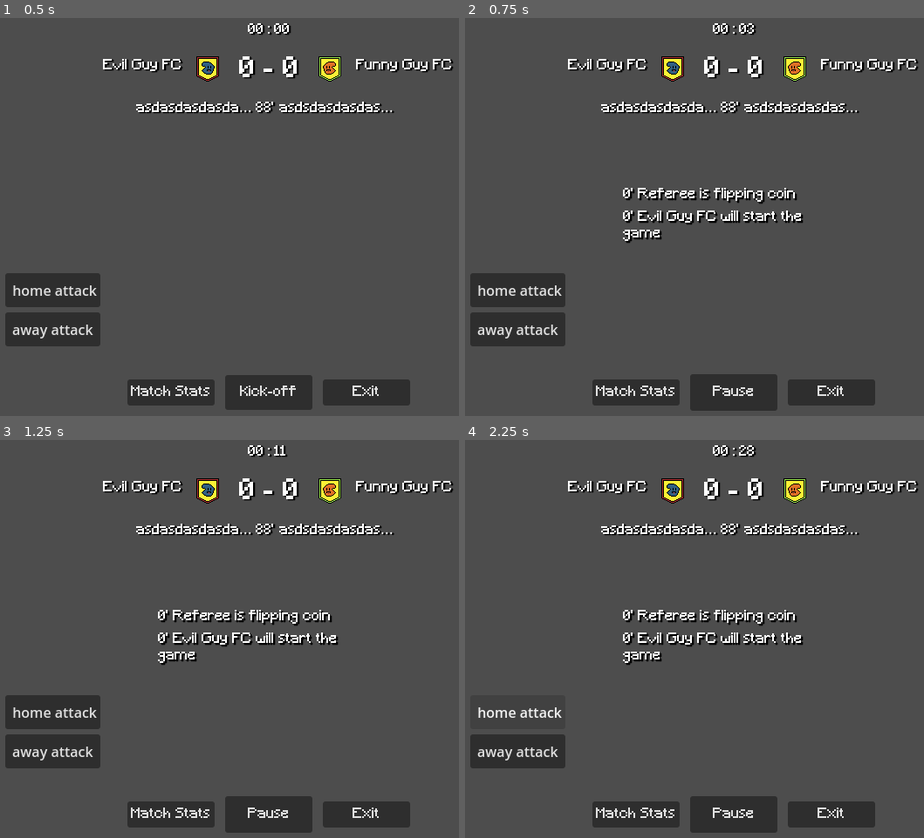
Above: before the commit, frames 1-4 (two rows, left to right).
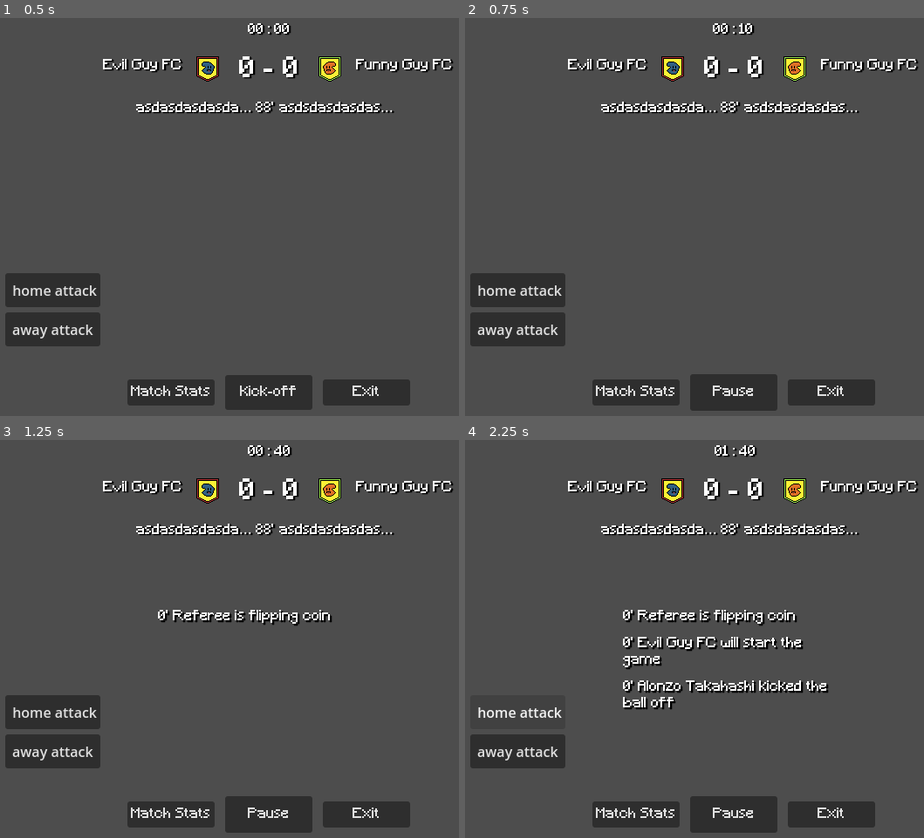
Above: after the commit, the same moments.

Repository: followamjad/godot_football_manager
Game: Godot game, scene res://scenes/field.tscn
The game is run twice, just before and just after one commit, with the same random seed, the same clock (stepped at 60 frames per second) and the same inputs. The project has no main scene, so this scene is started directly.
Inputs:
- Up to frame 1 (0.5 s): no input
- Up to frame 2 (0.75 s): click "Kick-off" at 0.5 s
- Up to frame 3 (1.25 s): no input
- Up to frame 4 (2.25 s): click "Match Stats" at 1.25 s; click "home attack" at 2 s

Frame 1 is identical in both runs. In frame 2, 1.6% of the frame differs, in the area x 34-74%, y 1-57%; in frame 3, 0.9%; in frame 4, 2.2%, in the area x 34-80%, y 1-68%.

Commit message:
added field player and stuff

Diff:
--- a/scenes/field.tscn
+++ b/scenes/field.tscn
@@ -197,7 +197,7 @@
 [node name="match_feed_label_container" type="VBoxContainer" parent="game_handler/CanvasLayer/match_feed_container"]
 custom_minimum_size = Vector2(246, 0)
 layout_mode = 2
-theme_override_constants/separation = 10
+theme_override_constants/separation = 15
 
 [node name="match_feed_label" parent="game_handler/CanvasLayer/match_feed_container/match_feed_label_container" instance=ExtResource("4_406yp")]
 layout_mode = 2
@@ -273,8 +273,10 @@
 text = "away attack"
 
 [node name="second_timer" type="Timer" parent="game_handler"]
-process_callback = 0
-wait_time = 0.06
+wait_time = 0.01
+
+[node name="match_feed_timer" type="Timer" parent="game_handler"]
+wait_time = 0.5
 
 [connection signal="button_up" from="game_handler/CanvasLayer/button_container/start_match_button" to="game_handler" method="_on_start_match_button_button_up"]
 [connection signal="button_up" from="game_handler/CanvasLayer/button_container/pause_match_button" to="game_handler" method="_on_pause_match_button_button_up"]
@@ -282,3 +284,4 @@
 [connection signal="pressed" from="game_handler/CanvasLayer/home_attack_debug" to="game_handler" method="_on_home_attack_debug_pressed"]
 [connection signal="pressed" from="game_handler/CanvasLayer/away_attack_debug" to="game_handler" method="_on_away_attack_debug_pressed"]
 [connection signal="timeout" from="game_handler/second_timer" to="game_handler" method="_on_second_timer_timeout"]
+[connection signal="timeout" from="game_handler/match_feed_timer" to="game_handler" method="_on_match_feed_timer_timeout"]
--- a/scripts/club_data.gd
+++ b/scripts/club_data.gd
@@ -94,3 +94,14 @@
 @export var defenders: Array[player_data]
 @export var midfielders: Array[player_data]
 @export var attackers: Array[player_data]
+
+@export var field_player: Array[player_data]:
+	get:
+		var add_field_player: Array[player_data]
+		for attacker in attackers:
+			add_field_player.append(attacker)
+		for defender in defenders:
+			add_field_player.append(defender)
+		for midfielder in midfielders:
+			add_field_player.append(midfielder)
+		return add_field_player
--- a/scripts/game_handler.gd
+++ b/scripts/game_handler.gd
@@ -11,17 +11,11 @@
 var is_match_paused: bool = false
 var is_second_half: bool = false
 var playing_team: Array[club_data] = []
-var home_team_players: Array[player_data] = []
-var home_team_fielders: Array[player_data] = []
-var home_team_attackers: Array[player_data] = []
-var home_team_defenders: Array[player_data] = []
-var away_team_players: Array[player_data] = []
-var away_team_fielders: Array[player_data] = []
-var away_team_attackers: Array[player_data] = []
-var away_team_defenders: Array[player_data] = []
 var game_starter: club_data
 var on_possesion: club_data
 var player_on_possesion : player_data
+var match_feed_to_be_generated: Array[String] = []
+var match_feed_generation_index: int = 0
 
 # onreadys
 @onready var home_club_logo: TextureRect = $CanvasLayer/home_club_logo
@@ -38,6 +32,7 @@
 @onready var second_timer: Timer = $second_timer
 @onready var start_match_button: Button = $CanvasLayer/button_container/start_match_button
 @onready var pause_match_button: Button = $CanvasLayer/button_container/pause_match_button
+@onready var match_feed_timer: Timer = $match_feed_timer
 
 # const
 const MATCH_FEED_LABEL = preload("res://scenes/match_feed_label.tscn")
@@ -45,15 +40,18 @@
 const HOME_SCOREBOARD_LABEL = preload("res://scenes/home_scoreboard_label.tscn")
 const TIME_SCOREBOARD_LABEL = preload("res://scenes/time_scoreboard_label.tscn")
 
-
 # Called when the node enters the scene tree for the first time.
 func _ready() -> void:
-	playing_team.append(home_club)
-	playing_team.append(away_club)
+	handle_team()
+	clear_container()
+
+func clear_container():
 	for children in match_feed_label_container.get_children():
 		match_feed_label_container.remove_child(children)
 		children.queue_free()
 
+func update_match_feed():
+	match_feed_timer.start()
 
 # Called every frame. 'delta' is the elapsed time since the previous frame.
 func _process(delta: float) -> void:
@@ -78,9 +76,9 @@
 
 		if not is_second_half:
 			if current_match_time_minutes == 20:
-				var match_feed_half_time = MATCH_FEED_LABEL.instantiate()
-				match_feed_half_time.text = str(current_match_time_minutes) + "' " + "It's Halftime, " + str(home_score) + " - " + str(away_score)
-				match_feed_label_container.add_child(match_feed_half_time)
+				var match_feed_half_time:String
+				match_feed_half_time = str(current_match_time_minutes) + "' " + "It's Halftime, " + str(home_score) + " - " + str(away_score)
+				match_feed_to_be_generated.append(match_feed_half_time)
 				pause()
 				is_second_half = true
 				current_time_minute_label.text = str(current_match_time_minutes)
@@ -90,9 +88,9 @@
 			second_timer.stop()
 			current_time_minute_label.text = str(current_match_time_minutes)
 			current_time_second_label.text = "0" + str(current_match_time_seconds)
-			var match_feed_full_time = MATCH_FEED_LABEL.instantiate()
-			match_feed_full_time.text = str(current_match_time_minutes) + "' " + "Match ended. " + str(home_score) + " - " + str(away_score)
-			match_feed_label_container.add_child(match_feed_full_time)
+			var match_feed_full_time : String
+			match_feed_full_time = str(current_match_time_minutes) + "' " + "Match ended. " + str(home_score) + " - " + str(away_score)
+			match_feed_to_be_generated.append(match_feed_full_time)
 			pause_match_button.disabled = true
 			is_match_started = false
 
@@ -105,29 +103,29 @@
 
 func kick_off():
 	flip_coin()
-	var kick_off_taker: player_data
+	var kick_off_taker: player_data = game_starter.field_player[randi() % game_starter.field_player.size()]
+	var match_feed_kick_off: String
+	match_feed_kick_off = str(current_match_time_minutes) + "' " + str(kick_off_taker.full_name) + " kicked the ball off"
 	is_match_started = true
 	current_match_time_minutes = 0
 	current_match_time_seconds = 0
+	match_feed_to_be_generated.append(match_feed_kick_off)
 	second_timer.start()
+	update_match_feed()
 
 func flip_coin():
 	game_starter = playing_team[randi() % playing_team.size()]
-	var match_feed_ref_is_flipping_coin = MATCH_FEED_LABEL.instantiate()
-	var match_feed_who_start_game = MATCH_FEED_LABEL.instantiate()
-	match_feed_ref_is_flipping_coin.text = str(current_match_time_minutes) + "'" + " Referee is flipping coin"
-	match_feed_who_start_game.text = str(current_match_time_minutes) + "' " + str(game_starter.club_name) + " will start the game"
-	match_feed_label_container.add_child(match_feed_ref_is_flipping_coin)
-	match_feed_label_container.add_child(match_feed_who_start_game)
+	var match_feed_ref_is_flipping_coin: String
+	var match_feed_who_start_game: String
+	match_feed_ref_is_flipping_coin = str(current_match_time_minutes) + "'" + " Referee is flipping coin"
+	match_feed_who_start_game = str(current_match_time_minutes) + "' " + str(game_starter.club_name) + " will start the game"
+	match_feed_to_be_generated.append(match_feed_ref_is_flipping_coin)
+	match_feed_to_be_generated.append(match_feed_who_start_game)
 	on_possesion = game_starter
 
-func change_possesion(player: player_data, how_he_take_ball: String):
-	player_on_possesion = player
-	var match_feed_possesion_changed = MATCH_FEED_LABEL.instantiate()
-	match_feed_possesion_changed.text = str(current_match_time_minutes) + "' " + player.full_name + " " + how_he_take_ball
-
 func handle_team():
-	pass
+	playing_team.append(home_club)
+	playing_team.append(away_club)
 
 #screen updater
 
@@ -144,7 +142,6 @@
 	is_match_paused = true
 	second_timer.paused = true
 	pause_match_button.text = "Resume"
-
 
 #button functions
 func resume():
@@ -176,3 +173,10 @@
 
 func _on_away_attack_debug_pressed() -> void:
 	pass # Replace with function body.
+
+func _on_match_feed_timer_timeout() -> void:
+	if match_feed_generation_index < match_feed_to_be_generated.size():
+		var generate_match_feed = MATCH_FEED_LABEL.instantiate()
+		generate_match_feed.text = str(match_feed_to_be_generated[match_feed_generation_index])
+		match_feed_label_container.add_child(generate_match_feed)
+		match_feed_generation_index += 1
--- /dev/null
+++ b/test/timing_test.tscn
@@ -0,0 +1,20 @@
+[gd_scene load_steps=2 format=3 uid="uid://cgn806nmk13r"]
+
+[ext_resource type="Script" path="res://timing_test.gd" id="1_uue8g"]
+
+[node name="timing_test" type="Node2D"]
+script = ExtResource("1_uue8g")
+
+[node name="word_timer" type="Timer" parent="."]
+wait_time = 0.2
+
+[node name="add_child_timer" type="Timer" parent="."]
+
+[node name="VBoxContainer" type="VBoxContainer" parent="."]
+offset_left = 146.0
+offset_top = 42.0
+offset_right = 568.0
+offset_bottom = 452.0
+
+[connection signal="timeout" from="word_timer" to="." method="_on_word_timer_timeout"]
+[connection signal="timeout" from="add_child_timer" to="." method="_on_add_child_timer_timeout"]
--- /dev/null
+++ b/test/timing_test_label.tscn
@@ -0,0 +1,3 @@
+[gd_scene format=3 uid="uid://jcyxnu2wdpfr"]
+
+[node name="Label" type="Label"]
--- /dev/null
+++ b/timing_test.gd
@@ -0,0 +1,37 @@
+extends Node2D
+
+var words: Array[String] = [
+	"Hello", "What", "New", "Bye", "Cmon", "Nope", "Toppers", "Moon", "Soon", "Bright",
+	"Sound", "Jazz", "Flow", "Dream", "Quick", "Time", "Star", "Glow", "Hope", "Sky",
+	"Leaf", "Chill", "Whale", "Ocean", "Rock", "Storm", "Wind", "Fire", "Dawn", "Night",
+	"Bird", "Lion", "Shade", "Glow", "Shine", "Soft", "Fade", "Jump", "Run", "Walk",
+	"Space", "Planet", "Light", "Power", "Grace", "Tree", "Air", "Earth", "Water", "Cloud",
+	"Stone", "Bright", "Calm", "Peak", "Valley", "River", "Snow", "Ice", "Flame", "Heat",
+	"Cool", "Breeze", "Swift", "Wild", "Calm", "Rise", "Fall", "Thunder", "Echo", "Splash",
+	"Stream", "Sound", "Tune", "Voice", "Song", "Word", "Peace", "Storm", "Roar", "Shout",
+	"Whisper", "Truth", "Light", "Grace", "Frost", "Spark", "Wave", "Surf", "Wind", "Spin",
+	"Bounce", "Crash", "Climb", "Fly", "Soar", "Sail", "Glow", "Burn", "Shimmer", "Blink"
+]
+var current_index: int = 0
+var to_be_shown: Array[String] = []
+@onready var word_timer: Timer = $word_timer
+@onready var v_box_container: VBoxContainer = $VBoxContainer
+@onready var add_child_timer: Timer = $add_child_timer
+const TIMING_TEST_LABEL = preload("res://test/timing_test_label.tscn")
+
+# Called when the node enters the scene tree for the first time.
+func _ready() -> void:
+	word_timer.start()
+	add_child_timer.start()
+
+func _on_word_timer_timeout() -> void:
+	var random_words: String = words[randi() % words.size()]
+	to_be_shown.append(random_words)
+	word_timer.wait_time += 0.3
+
+func _on_add_child_timer_timeout() -> void:
+	if current_index < to_be_shown.size():
+		var word_to_show = TIMING_TEST_LABEL.instantiate()
+		word_to_show.text = str(to_be_shown[current_index])
+		v_box_container.add_child(word_to_show)
+		current_index += 1
